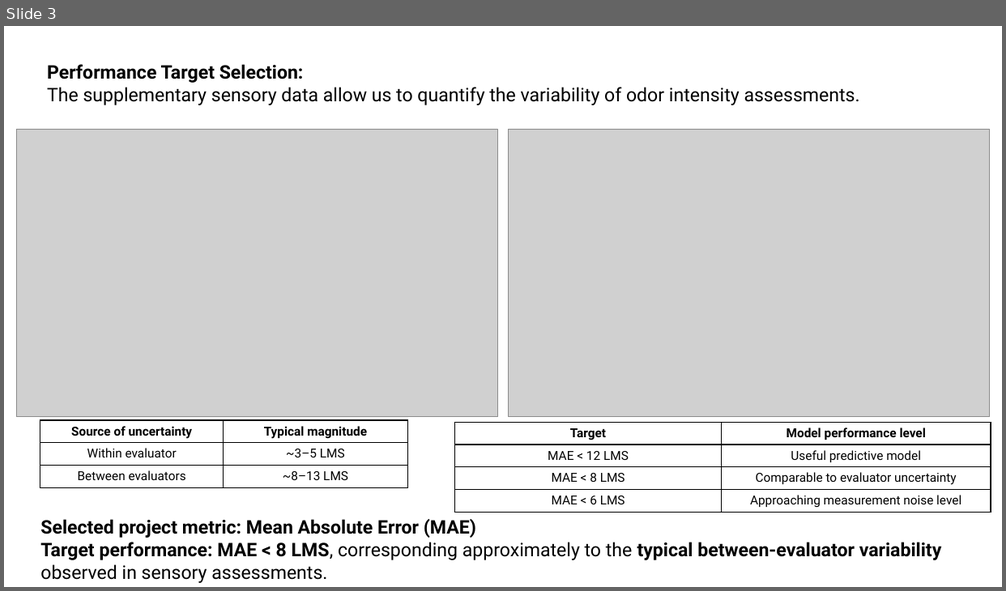
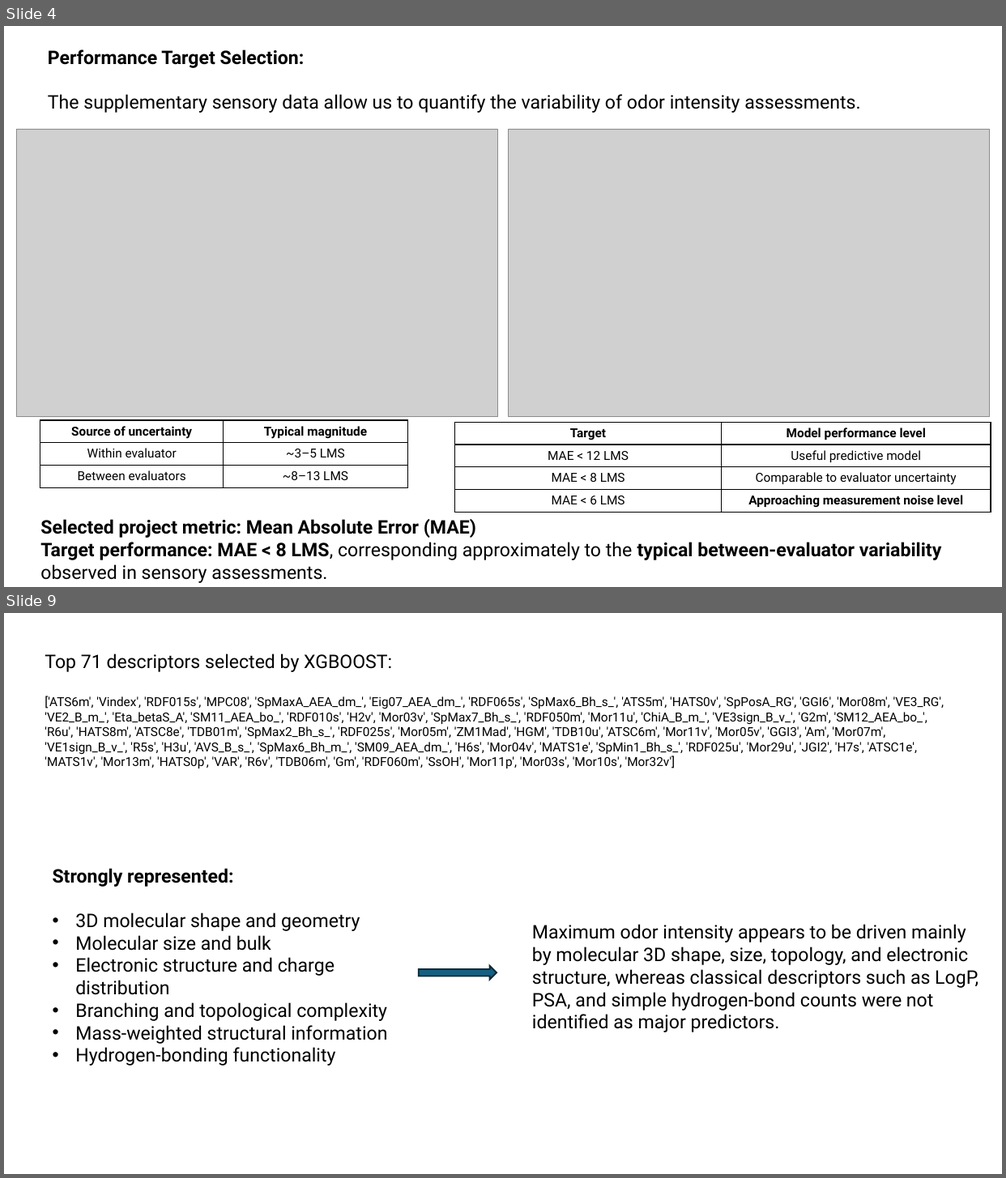
Before and after one commit to kiriyevskykiril/ai-program-2026, a slide deck: project_1/precentation/Smell intensity presentation.pptx. Shown one above the other, each under a label of ours: slide 3 before the commit, slides 4 and 9 after it; the slides between them are not shown. The pictures are 1006x591 and 1006x1178 pixels, drawn with LibreOffice and Linux fonts; fonts in the diff are those of the drawing; grey boxes stand for pictures. Boxes give left, top, right and bottom in pixels: in the first picture for what was removed or moved away, otherwise in the second. Text is boxed around its words. In the diff, an @@ line names an element or a change of style, - is before the commit and + after.

```diff
--- a/project_1/precentation/Smell intensity presentation.pptx
+++ b/project_1/precentation/Smell intensity presentation.pptx
@@ slide 9 added at (4, 613, 1002, 1174), background #FFFFFF @@
@@ text added at (44, 653, 944, 769), 12 pt, text #000000 @@
+Top 71 descriptors selected by XGBOOST:
+['ATS6m', 'Vindex', 'RDF015s', 'MPC08', 'SpMaxA_AEA_dm_', 'Eig07_AEA_dm_', 'RDF065s', 'SpMax6_Bh_s_', 'ATS5m', 'HATS0v', 'SpPosA_RG', 'GGI6', 'Mor08m', 'VE3_RG', 'VE2_B_m_', 'Eta_betaS_A', 'SM11_AEA_bo_', 'RDF010s', 'H2v', 'Mor03v', 'SpMax7_Bh_s_', 'RDF050m', 'Mor11u', 'ChiA_B_m_', 'VE3sign_B_v_', 'G2m', 'SM12_AEA_bo_', 'R6u', 'HATS8m', 'ATSC8e', 'TDB01m', 'SpMax2_Bh_s_', 'RDF025s', 'Mor05m', 'ZM1Mad', 'HGM', 'TDB10u', 'ATSC6m', 'Mor11v', 'Mor05v', 'GGI3', 'Am', 'Mor07m', 'VE1sign_B_v_', 'R5s', 'H3u', 'AVS_B_s_', 'SpMax6_Bh_m_', 'SM09_AEA_dm_', 'H6s', 'Mor04v', 'MATS1e', 'SpMin1_Bh_s_', 'RDF025u', 'Mor29u', 'JGI2', 'H7s', 'ATSC1e', 'MATS1v', 'Mor13m', 'HATS0p', 'VAR', 'R6v', 'TDB06m', 'Gm', 'RDF060m', 'SsOH', 'Mor11p', 'Mor03s', 'Mor10s', 'Mor32v']
@@ text added at (53, 868, 387, 1066), 18 pt, text #000000 @@
+Strongly represented:
+• 3D molecular shape and geometry
+• Molecular size and bulk
+• Electronic structure and charge distribution
+• Branching and topological complexity
+• Mass-weighted structural information
+• Hydrogen-bonding functionality
@@ text added at (532, 924, 978, 1033), 18 pt, text #000000 @@
+Maximum odor intensity appears to be driven mainly by molecular 3D shape, size, topology, and electronic structure, whereas classical descriptors such as LogP, PSA, and simple hydrogen-bond counts were not identified as major predictors.
@@ right arrow added at (419, 966, 496, 980), fill #156082, outline #092A39 1.5 pt @@
@@ what was slide 3 is now slide 4 @@
@@ slide 4 changed as well @@
@@ text "Performance Target Selection:" rewrapped from (47, 64, 860, 105) to (48, 49, 860, 113) @@
@@ table at (454, 422, 991, 512) @@
@@ bold on in "Approaching measurement noise level" @@
```
Also in this commit, not shown: 2 other slides changed, 15 other slides added, 16 other files.
